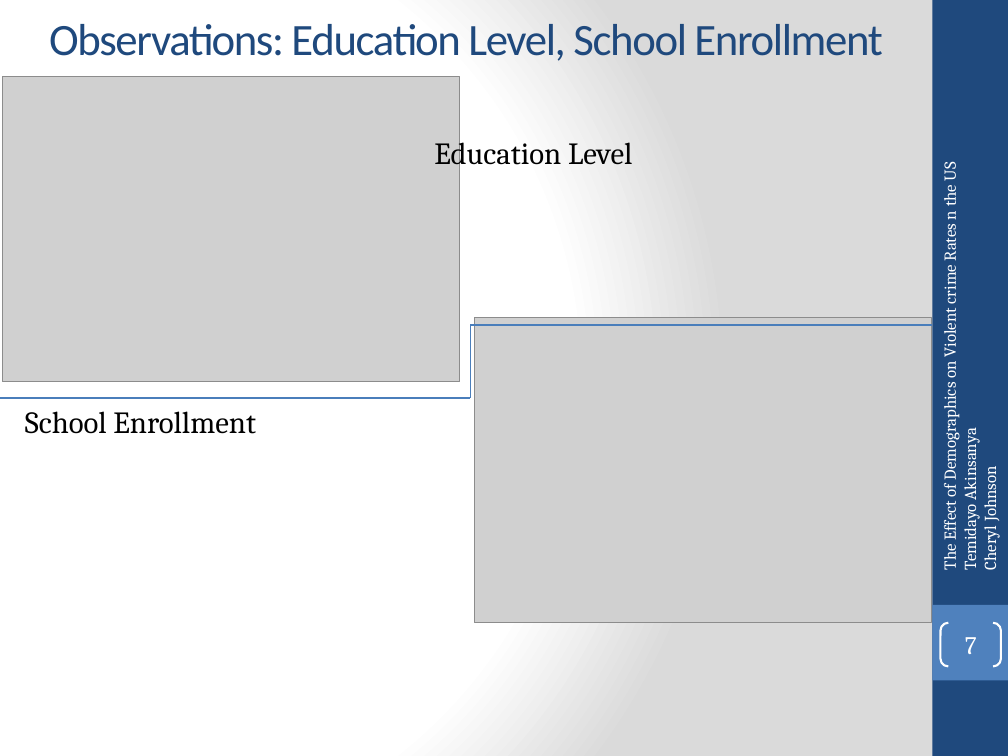
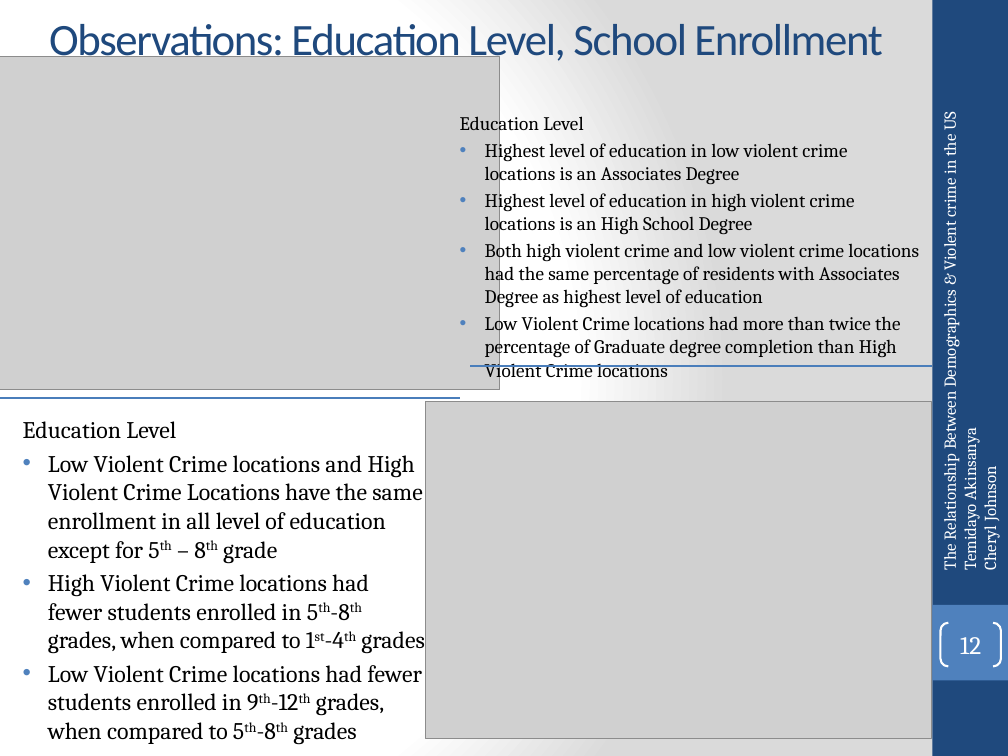
Before and after one commit to temidayo1234/National_ViolentCrime_Analysis, a slide deck: slide 12 of Data Analytics Bootcamp Project 1.pptx (slide 7 before the commit). Drawn at 1008x756 pixels with LibreOffice and Linux fonts; fonts in the diff are those of the drawing; grey boxes stand for pictures. Boxes give left, top, right and bottom in pixels: in the first picture for what was removed or moved away, otherwise in the second. Text is boxed around its words. In the diff, an @@ line names an element or a change of style, - is before the commit and + after.

```diff
--- a/Data Analytics Bootcamp Project 1.pptx
+++ b/Data Analytics Bootcamp Project 1.pptx
@@ picture: place and size @@
-picture at (2, 77, 460, 382)
+picture at (0, 56, 500, 390)
@@ text "The Relationship Between Demographics & ...": place and size @@
-text "The Relationship Between Demographics & ..." at (938, 163, 1001, 570)
+text "The Relationship Between Demographics & ..." at (938, 113, 1001, 570)
@@ text "Education Level": place and size @@
-text "Education Level" at (434, 137, 632, 172)
+text "Education Level" at (460, 113, 919, 382)
@@ text at (460, 113, 583, 136): size 22 to 13.8 pt in "Education Level"; less space between paragraphs @@
@@ text at (938, 113, 960, 570): text changed @@
-The Effect of Demographics on Violent crime Rates n the US
+The Relationship Between Demographics & Violent crime in the US
@@ text at (485, 140, 919, 382): paragraphs added @@
+• Highest level of education in low violent crime locations is an Associates Degree
+• Highest level of education in high violent crime locations is an High School Degree
+• Both high violent crime and low violent crime locations had the same percentage of residents with Associates Degree as highest level of education
+• Low Violent Crime locations had more than twice the percentage of Graduate degree completion than High Violent Crime locations
@@ line removed from (471, 398) to (471, 326) @@
@@ picture removed at (474, 318, 931, 623) @@
@@ line moved from (471, 326) - (931, 326) to (471, 366) - (931, 366) @@
@@ line moved from (0, 398) - (471, 398) to (0, 398) - (460, 398) @@
@@ text removed at (25, 411, 256, 434) @@
-School Enrollment
@@ picture added at (425, 401, 931, 739) @@
@@ text added at (23, 421, 424, 744), 17.1 pt, text #000000 @@
+Education Level
+• Low Violent Crime locations and High Violent Crime Locations have the same enrollment in all level of education except for 5th – 8th grade
+• High Violent Crime locations had fewer students enrolled in 5th-8th grades, when compared to 1st-4th grades
+• Low Violent Crime locations had fewer students enrolled in 9th-12th grades, when compared to 5th-8th grades
@@ page number at (960, 637, 981, 654): text changed @@
-7
+12
```
Also in this commit, not shown: 10 other slides changed, 7 slides added.
